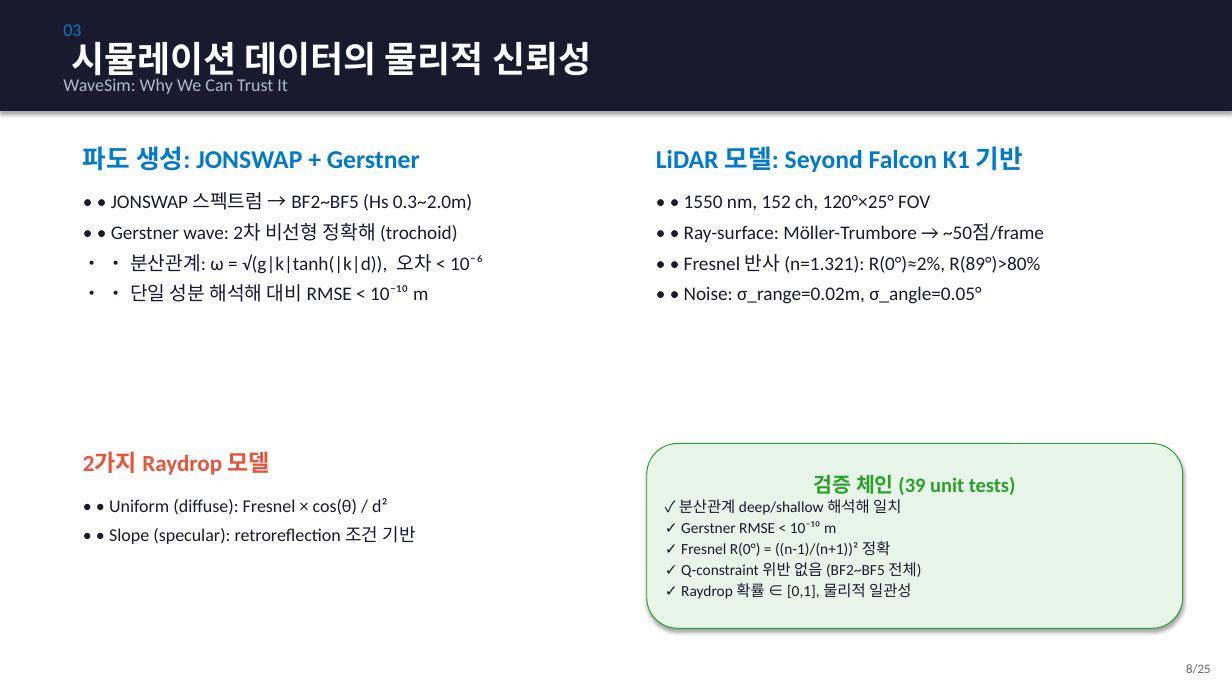
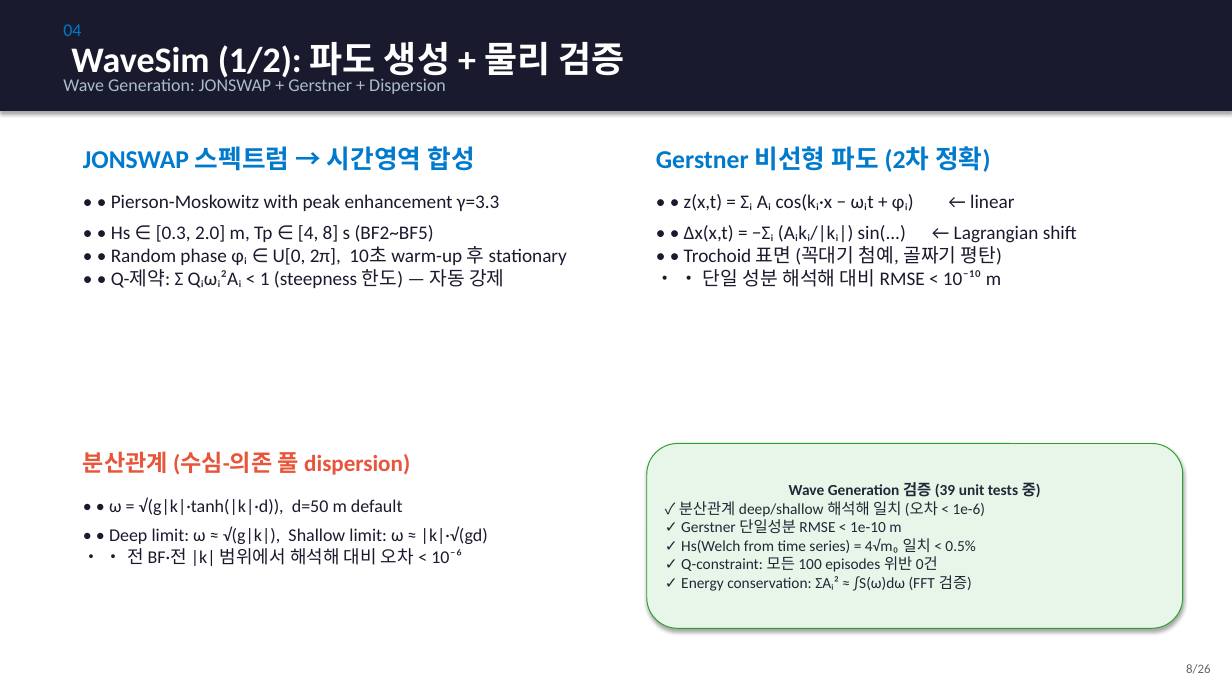
Before and after one commit to SAEYONGPARK94/wavesplat, a slide deck: slide 8 of wavesplat/docs/labmeeting_wavesplat.pptx. Drawn at 1232x693 pixels with LibreOffice and Linux fonts; fonts in the diff are those of the drawing. Boxes give left, top, right and bottom in pixels: in the first picture for what was removed or moved away, otherwise in the second. Text is boxed around its words. In the diff, an @@ line names an element or a change of style, - is before the commit and + after.

```diff
--- a/wavesplat/docs/labmeeting_wavesplat.pptx
+++ b/wavesplat/docs/labmeeting_wavesplat.pptx
@@ text at (63, 24, 81, 36): text changed @@
-03
+04
@@ text at (71, 42, 624, 82): text changed @@
-시뮬레이션 데이터의 물리적 신뢰성
+WaveSim (1/2): 파도 생성 + 물리 검증
@@ text at (63, 77, 446, 94): text changed @@
-WaveSim: Why We Can Trust It
+Wave Generation: JONSWAP + Gerstner + Dispersion
@@ text at (83, 146, 474, 171): text changed @@
-파도 생성: JONSWAP + Gerstner
+JONSWAP 스펙트럼 → 시간영역 합성
@@ text at (656, 146, 990, 172): text changed @@
-LiDAR 모델: Seyond Falcon K1 기반
+Gerstner 비선형 파도 (2차 정확)
@@ text at (111, 194, 567, 288): text changed @@
-• • JONSWAP 스펙트럼 → BF2~BF5 (Hs 0.3~2.0m)
-• • Gerstner wave: 2차 비선형 정확해 (trochoid)
-• • 분산관계: ω = √(g|k|tanh(|k|d)), 오차 < 10⁻⁶
-• • 단일 성분 해석해 대비 RMSE < 10⁻¹⁰ m
+• • Pierson-Moskowitz with peak enhancement γ=3.3
+• • Hs ∈ [0.3, 2.0] m, Tp ∈ [4, 8] s (BF2~BF5)
+• • Random phase φᵢ ∈ U[0, 2π], 10초 warm-up 후 stationary
+• • Q-제약: Σ Qᵢωᵢ²Aᵢ < 1 (steepness 한도) — 자동 강제
@@ text at (684, 194, 1077, 287): text changed @@
-• • 1550 nm, 152 ch, 120°×25° FOV
-• • Ray-surface: Möller-Trumbore → ~50점/frame
-• • Fresnel 반사 (n=1.321): R(0°)≈2%, R(89°)>80%
-• • Noise: σ_range=0.02m, σ_angle=0.05°
+• • z(x,t) = Σᵢ Aᵢ cos(kᵢ·x − ωᵢt + φᵢ) ← linear
+• • Δx(x,t) = −Σᵢ (Aᵢkᵢ/|kᵢ|) sin(...) ← Lagrangian shift
+• • Trochoid 표면 (꼭대기 첨예, 골짜기 평탄)
+• • 단일 성분 해석해 대비 RMSE < 10⁻¹⁰ m
@@ text at (83, 447, 410, 476): text changed @@
-2가지 Raydrop 모델
+분산관계 (수심-의존 풀 dispersion)
@@ text at (109, 497, 488, 566): text changed @@
-• • Uniform (diffuse): Fresnel × cos(θ) / d²
-• • Slope (specular): retroreflection 조건 기반
+• • ω = √(g|k|·tanh(|k|·d)), d=50 m default
+• • Deep limit: ω ≈ √(g|k|), Shallow limit: ω ≈ |k|·√(gd)
+• • 전 BF·전 |k| 범위에서 해석해 대비 오차 < 10⁻⁶
@@ text in rounded rectangle at (679, 482, 1041, 591): text changed; text colour #1A1A2E to #1F2937 @@
-검증 체인 (39 unit tests)
-✓ 분산관계 deep/shallow 해석해 일치
-✓ Gerstner RMSE < 10⁻¹⁰ m
-✓ Fresnel R(0°) = ((n-1)/(n+1))² 정확
-✓ Q-constraint 위반 없음 (BF2~BF5 전체)
-✓ Raydrop 확률 ∈ [0,1], 물리적 일관성
+Wave Generation 검증 (39 unit tests 중)
+✓ 분산관계 deep/shallow 해석해 일치 (오차 < 1e-6)
+✓ Gerstner 단일성분 RMSE < 1e-10 m
+✓ Hs(Welch from time series) = 4√m₀ 일치 < 0.5%
+✓ Q-constraint: 모든 100 episodes 위반 0건
+✓ Energy conservation: ΣAᵢ² ≈ ∫S(ω)dω (FFT 검증)
@@ text at (1186, 664, 1210, 673): text changed @@
-8/25
+8/26
```
Also in this commit, not shown: 24 other slides changed, 1 slide added, 1 other file.
